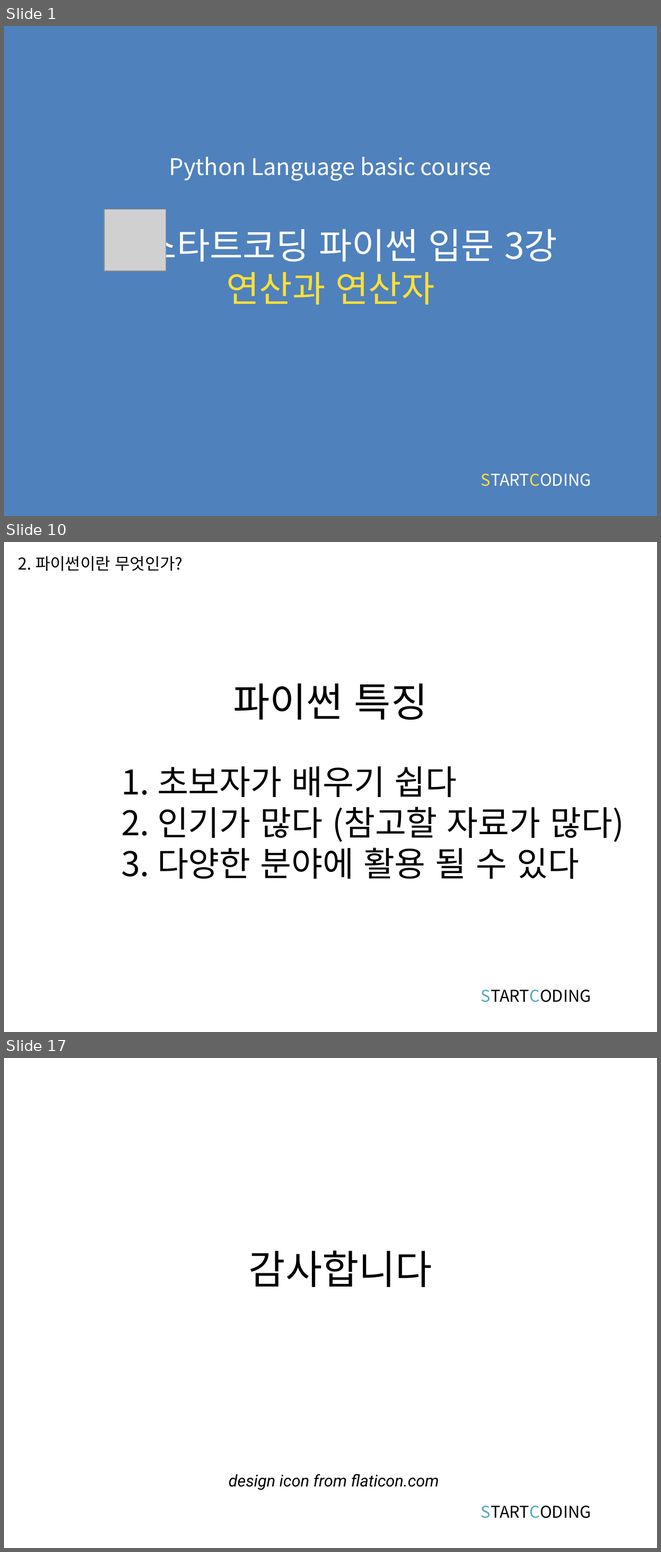
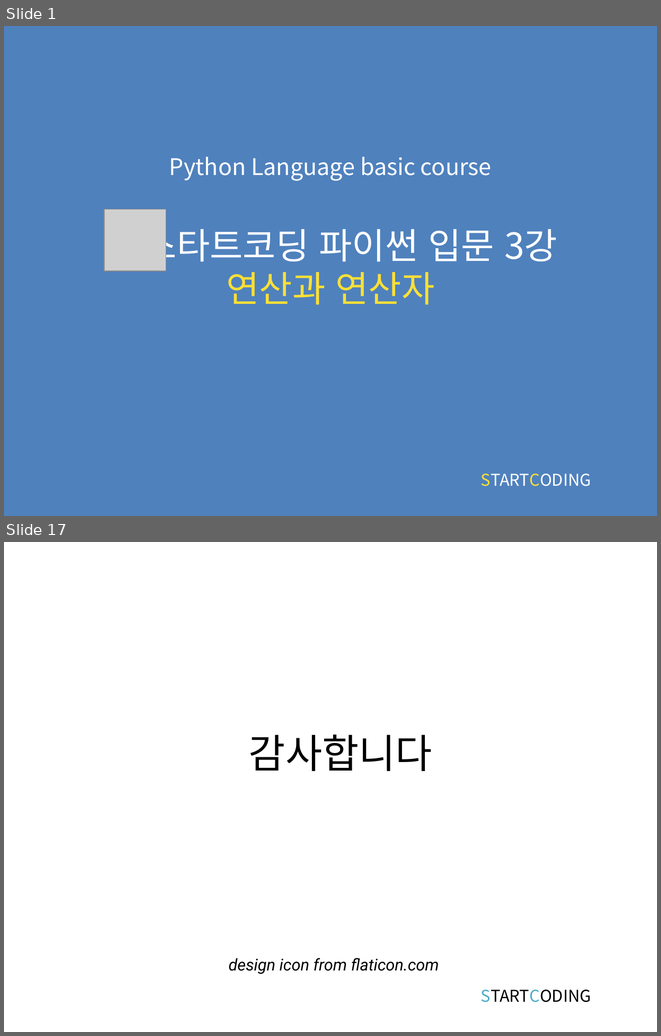
Before and after one commit to kwonkijun/python, a slide deck: 파이썬기초(PPT)/파이썬 기초 3강_연산과 연산자.pptx. Shown one above the other, each under a label of ours: slides 1, 10 and 17 before the commit, slides 1 and 17 after it; the slides between them are not shown. The pictures are 661x1552 and 661x1036 pixels, drawn with LibreOffice and Linux fonts; fonts in the diff are those of the drawing; grey boxes stand for pictures. Boxes give left, top, right and bottom in pixels: in the first picture for what was removed or moved away, otherwise in the second. Text is boxed around its words. In the diff, an @@ line names an element or a change of style, - is before the commit and + after.

```diff
--- a/파이썬기초(PPT)/파이썬 기초 3강_연산과 연산자.pptx
+++ b/파이썬기초(PPT)/파이썬 기초 3강_연산과 연산자.pptx
@@ slide 10 removed at bbox=[4, 542, 657, 1032], background #FFFFFF @@
@@ text removed at bbox=[18, 556, 183, 571] @@
-2. 파이썬이란 무엇인가?
@@ title removed at bbox=[233, 683, 428, 720] @@
-파이썬 특징
@@ text removed at bbox=[121, 766, 624, 879] @@
-1. 초보자가 배우기 쉽다
-2. 인기가 많다 (참고할 자료가 많다)
-3. 다양한 분야에 활용 될 수 있다
@@ text removed at bbox=[481, 989, 591, 1002] @@
-STARTCODING
```
Also in this commit, not shown: 2 slides changed, 13 slides added, 12 other slides removed, 6 other files.
